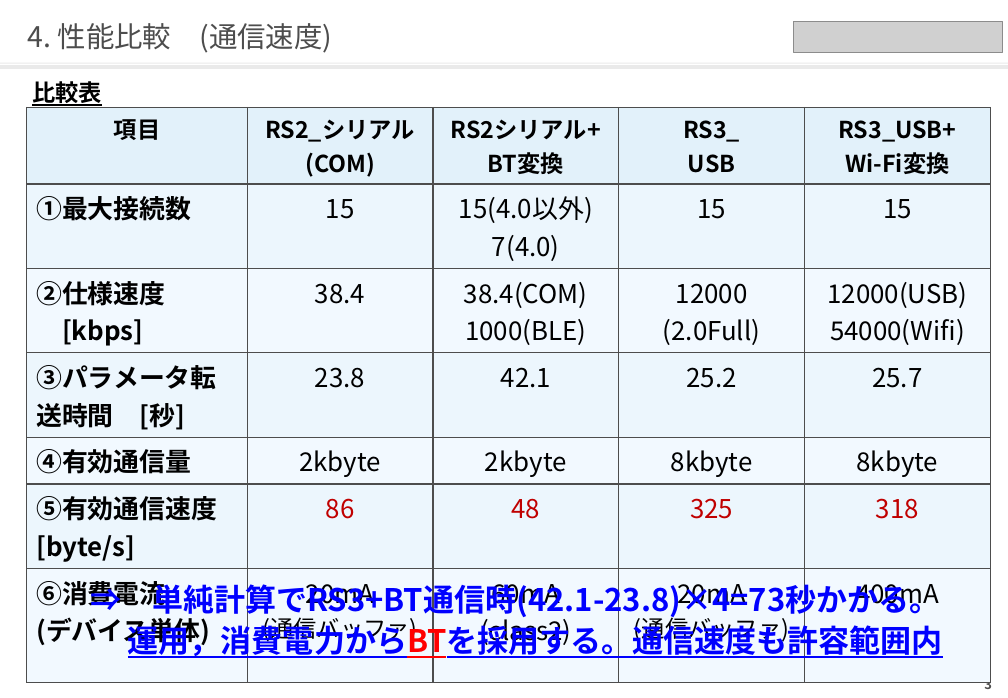
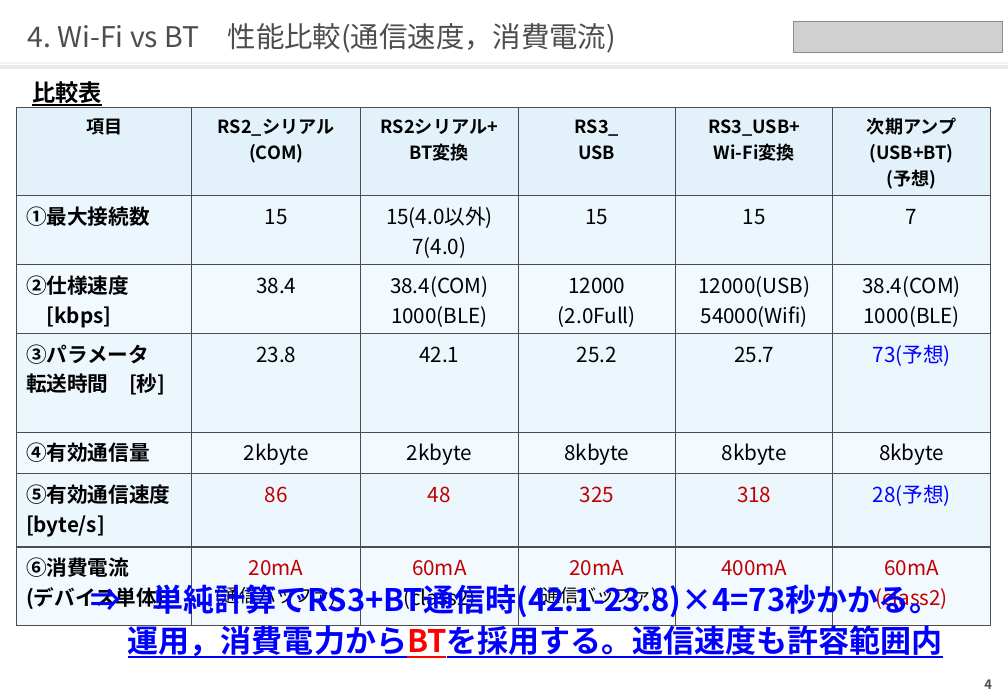
Before and after one commit to qzq03657/hellow-world, a slide deck: slide 5 of 次期サーボシステム_ユーザビリティ向上_藤沢案.pptx (slide 4 before the commit). Drawn at 1008x698 pixels with LibreOffice and Linux fonts; fonts in the diff are those of the drawing; grey boxes stand for pictures. Boxes give left, top, right and bottom in pixels: in the first picture for what was removed or moved away, otherwise in the second. Text is boxed around its words. In the diff, an @@ line names an element or a change of style, - is before the commit and + after.

```diff
--- a/次期サーボシステム_ユーザビリティ向上_藤沢案.pptx
+++ b/次期サーボシステム_ユーザビリティ向上_藤沢案.pptx
@@ title at <box>28,23,616,53</box>: text changed @@
-4. 性能比較 (通信速度)
+4. Wi-Fi vs BT 性能比較(通信速度，消費電流)
@@ table at <box>17,107,990,614</box> @@
-column 1, row 4: ③パラメータ転送時間 [秒]
+column 1, row 4: ③パラメータ / 転送時間 [秒]
+column 6: 次期アンプ(USB+BT) / (予想) | 7 | 38.4(COM) / 1000(BLE) | 73(予想) | 8kbyte | 28(予想) | 60mA / (class2)
@@ table: place and size @@
-table at <box>27,107,992,651</box>
+table at <box>17,107,990,614</box>
@@ page number at <box>984,679,992,689</box>: text changed @@
-3
+4
```
Also in this commit, not shown: 9 other slides changed, 1 slide added.
